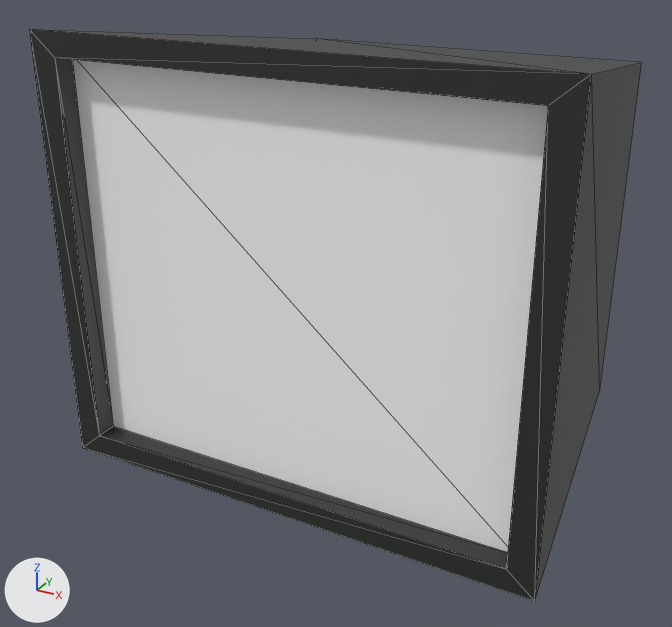
An edit to the glTF model tv.glb, drawn before and after from the same camera.
One viewpoint serves both versions: a 50 mm lens placed at (1.61, -3.49, 1.8), pointed at (-0.21, -0.18, 0.14). Lighting does not change. The marker at lower left points along +X, +Y and +Z. Mesh edges are drawn as thin lines. Where no turn or scale is listed for an object, it has been applied to the vertices. Vertices at the same position are counted once.

The first picture shows 'TV-model'.
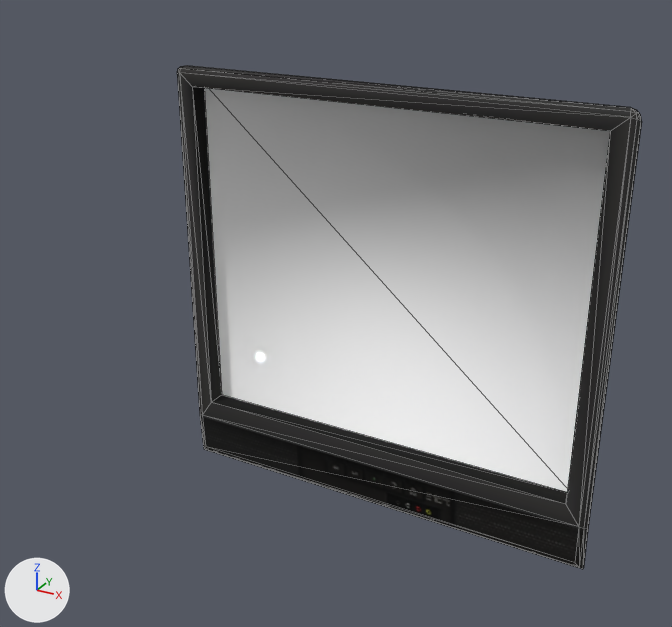
Boxes [x1, y1, x2, y2] around the edits, measured in the pictures (672 x 627 px):
'TV-model', surface changed, reshaped, moved (24% narrower, 12% shorter)
    before: [30, 29, 641, 601]
    after: [177, 65, 642, 569]
part 1 of me_tv_model, built on
    before: [30, 29, 641, 601]
    after: [177, 65, 642, 569]
part 2 of me_tv_model, surface changed
    before: [55, 58, 508, 569]
    after: [192, 87, 567, 504]

The change, as a list of edits to the scene's bpy script:
```text
Add img_tv:
    img_tv = load_image('tv', '_unpacked/tv', 256, 256, 'sRGB')
Change mat_tv:
    remove mat_tv.base_color = (0.025, 0.0286, 0.0257)  # black #2c2f2c
    add mat_tv.texture = img_tv
    mat_tv.metallic: 0.0 -> 0.668
    mat_tv.roughness: 0.5 -> 0.802
Change me_tv_model:
    used by ob_tv_model
    remove me_tv_model.from_pydata(...)  # 16 vertices, 28 faces; spans x -1.0..1.0, y -1.0..0.68, z -0.79..1.0
    add me_tv_model.from_pydata(...)  # 72 vertices, 140 faces; spans x -0.99..0.99, y -1.0..0.23, z -1.02..0.99
    me_tv_model part 1
    7 vertices are removed from x -1.0..1.0, y -1.0..0.68, z -0.79..1.0
    17 faces are deleted
    1 vertex moves from x -1.0, y -1.0, z -0.73 to x -0.96, y -1.0, z -0.73
    63 vertices are added at x -0.99..0.99, y -1.0..0.23, z -1.02..0.99
    129 new faces join them, mat_tv (picture img_tv)
    me_tv_model part 2: 9 kept faces spanning x -0.96..0.89, y -1.0..-0.91, z -0.73..0.91 get new texture (UV) coordinates
    me_tv_model part 3: the surface is now shaded smooth
Change ob_tv_model:
    ob_tv_model.location: (0.0, 0.0, 0.396) -> (0.0, 0.781, 0.175)
```
